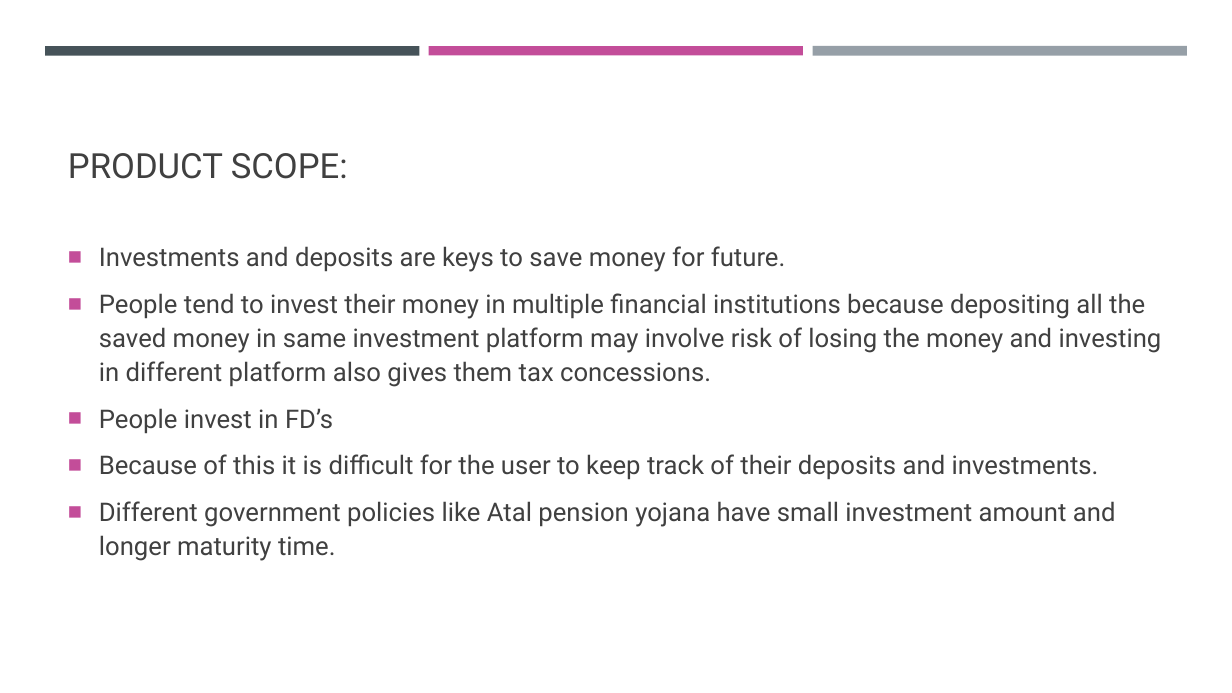
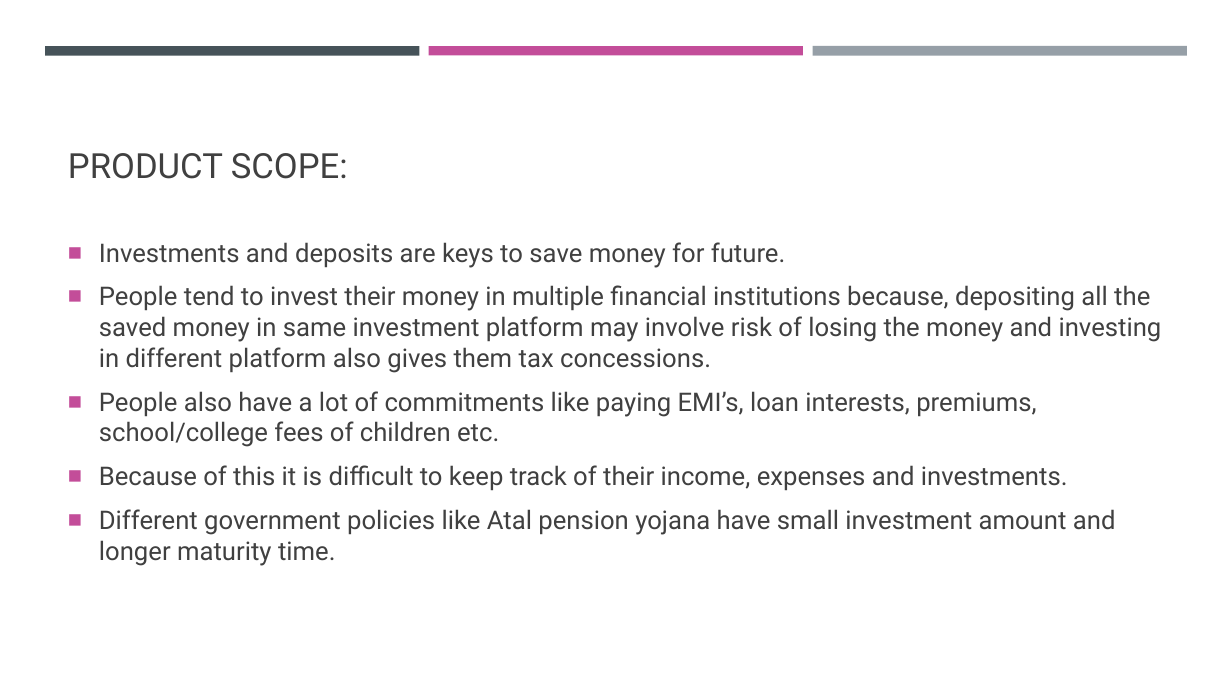
Before and after one commit to ssathyanaray2/Payment_Tracker, a slide deck: slide 2 of pt_ppt.pptx. Drawn at 1232x693 pixels with LibreOffice and Linux fonts; fonts in the diff are those of the drawing. Boxes give left, top, right and bottom in pixels: in the first picture for what was removed or moved away, otherwise in the second. Text is boxed around its words. In the diff, an @@ line names an element or a change of style, - is before the commit and + after.

```diff
--- a/pt_ppt.pptx
+++ b/pt_ppt.pptx
@@ text at box(99, 242, 1116, 566): line spacing 1.1 to 1 @@
@@ text at box(99, 285, 1162, 491): text changed @@
-■ People tend to invest their money in multiple financial institutions because depositing all the saved money in same investment platform may involve risk of losing the money and investing in different platform also gives them tax concessions.
-■ People invest in FD’s
-■ Because of this it is difficult for the user to keep track of their deposits and investments.
+■ People tend to invest their money in multiple financial institutions because, depositing all the saved money in same investment platform may involve risk of losing the money and investing in different platform also gives them tax concessions.
+■ People also have a lot of commitments like paying EMI’s, loan interests, premiums, school/college fees of children etc.
+■ Because of this it is difficult to keep track of their income, expenses and investments.
```
Also in this commit, not shown: 4 other slides changed, 3 other files.
